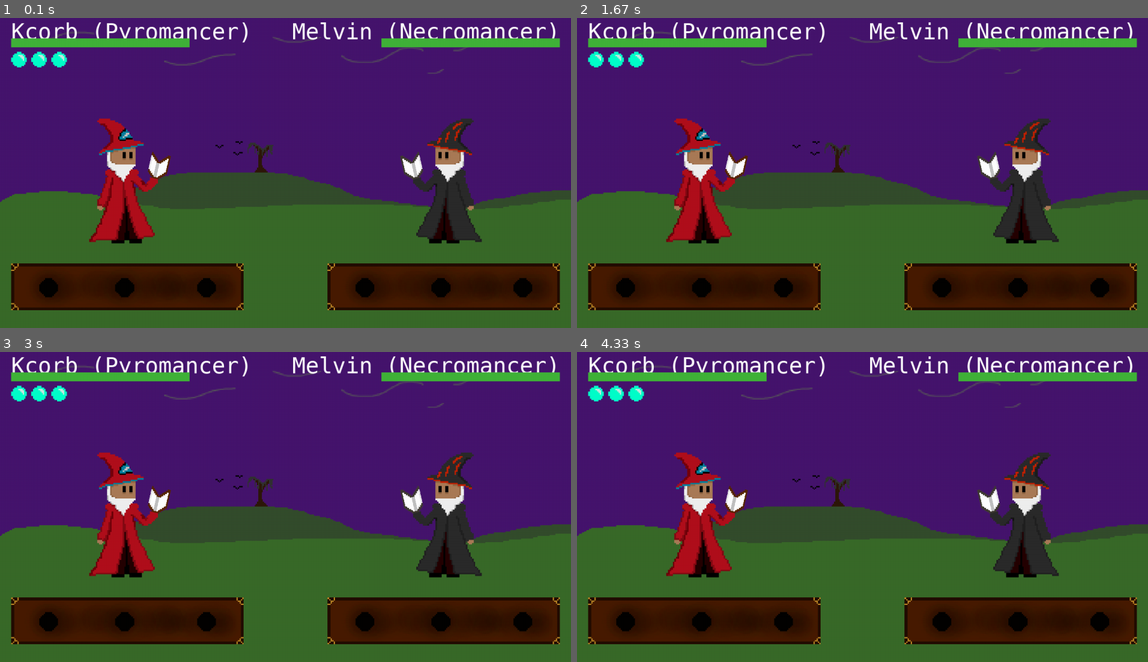
Above: before the commit, frames 1-4 (two rows, left to right).
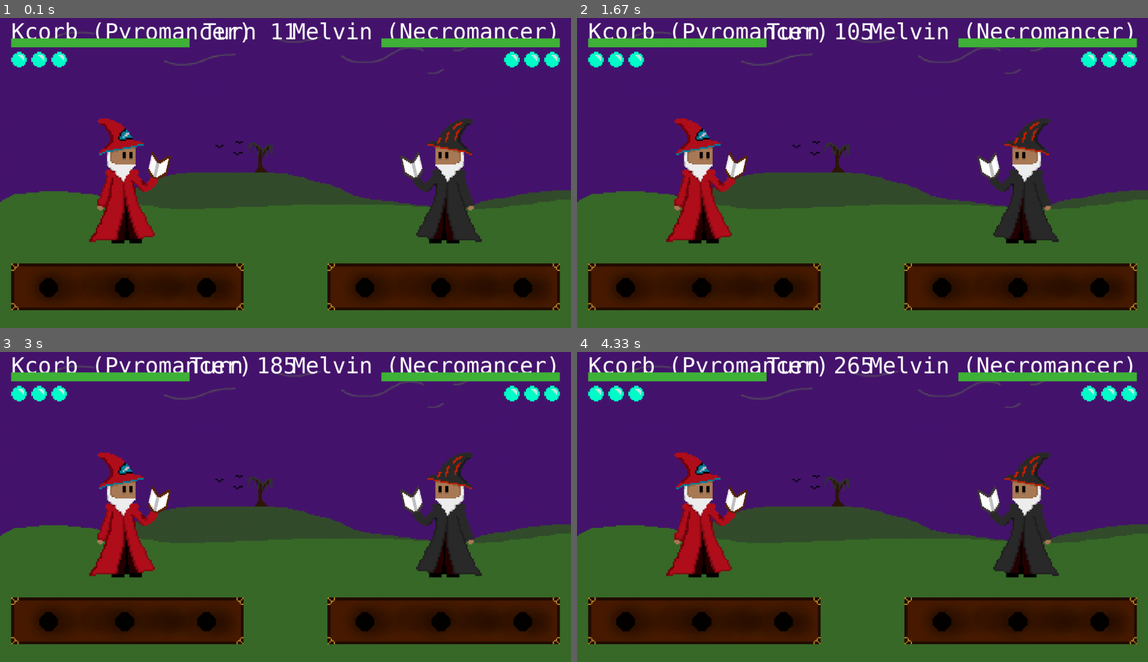
Above: after the commit, the same moments.

Repository: Kcorb0/wizards-pygame
Game: pygame game, started from main.py
Same seed, same stepped clock (60 frames per second), same inputs: the game is played once before the commit and once after it.
Inputs:
- Up to frame 1 (0.1 s): no input
- Up to frame 2 (1.67 s): no input
- Up to frame 3 (3 s): no input
- Up to frame 4 (4.33 s): no input

The runs differ from the first frame. In frame 1, 0.5% of the frame differs, in the area x 35-99%, y 1-16%; in frame 2, 0.6%; in frame 3, 0.6%; in frame 4, 0.6%, in the area x 33-99%, y 1-16%.

Commit message:
Mana implemented and blited to window

Diff:
--- a/main.py
+++ b/main.py
@@ -23,10 +23,15 @@
         mana_orb, [int(mana_orb.get_width() * 0.14), int(mana_orb.get_height() * 0.14)]
     )
 
-    x = 25
+    p1_x = 25
     for i in range(0, p1_mana):
-        window.blit(mana_orb_scaled, [x, 100])
-        x += 45
+        window.blit(mana_orb_scaled, [p1_x, 100])
+        p1_x += 45
+
+    p2_x = 60
+    for x in range(0, 3):
+        window.blit(mana_orb_scaled, [WIDTH - p2_x, 100])
+        p2_x += 45
 
 
 def health_bar(p1_hp, p2_hp):
@@ -122,22 +127,15 @@
 player = Pyromancer("Kcorb", 22)
 enemy = Necromancer("Melvin", 45)
 turn = 1
+m_cnt = 0
 
 while True:
     for event in pygame.event.get():
         if event.type == pygame.QUIT:
             sys.exit()
 
-    update_turn(turn)
     turn += 1
 
-    cnt = 0
-    cnt += 1
-    if cnt >= 100:
-        cnt = 0
-        player.mana += 1
-        if player.mana >= 10:
-            player.mana = 0
-
     draw_objects(player, enemy)
+    update_turn(turn)
     pygame.display.update()
